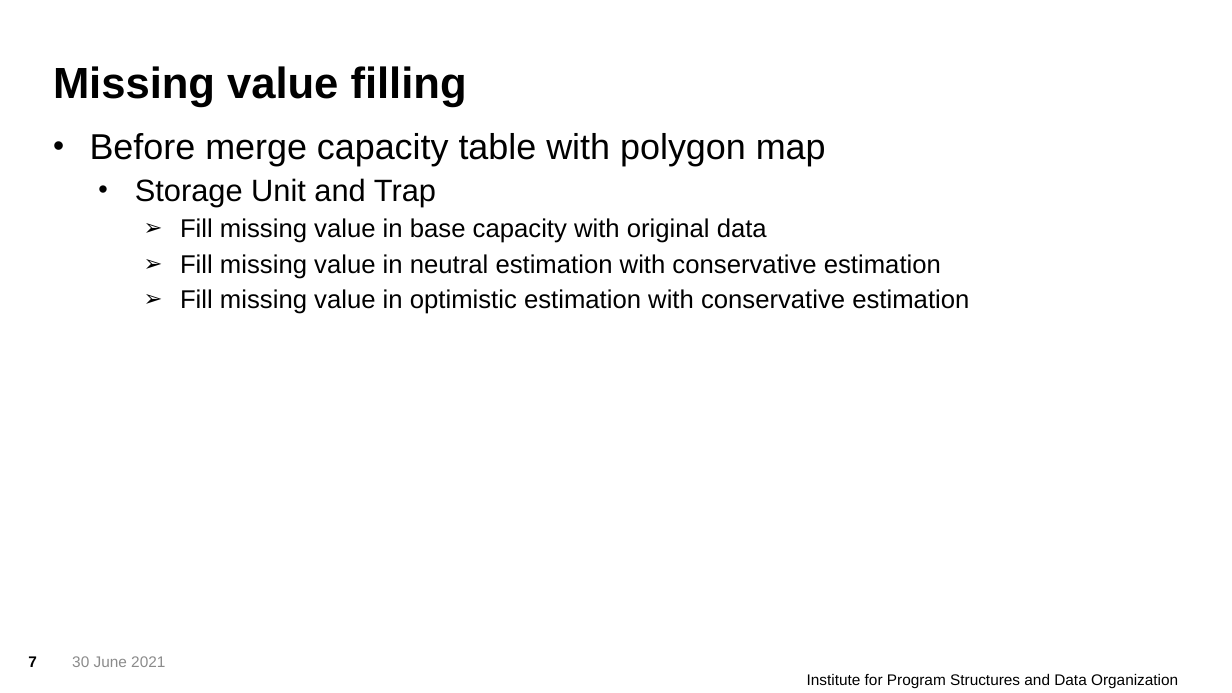
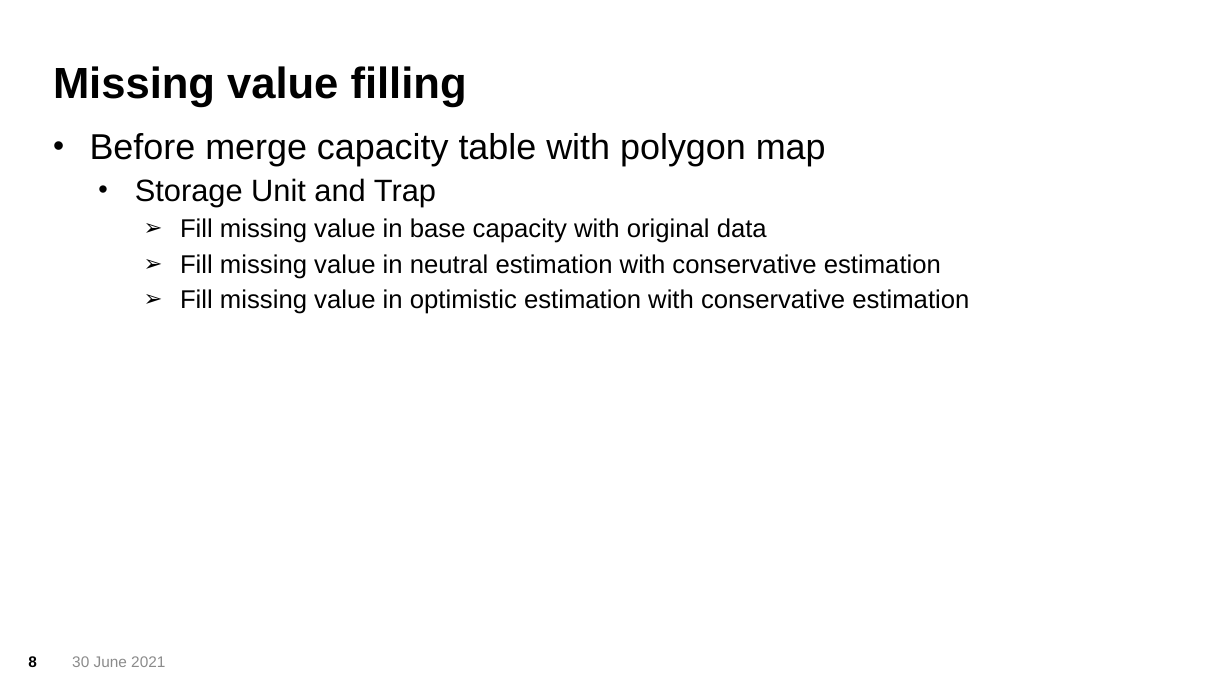
Before and after one commit to ericzhou571/Co2Storage, a slide deck: slide 8 of CO2Storage.pptx (slide 7 before the commit). Drawn at 1232x693 pixels with LibreOffice and Linux fonts; fonts in the diff are those of the drawing; background and template pictures are left out. Boxes give left, top, right and bottom in pixels: in the first picture for what was removed or moved away, otherwise in the second. Text is boxed around its words. In the diff, an @@ line names an element or a change of style, - is before the commit and + after.

```diff
--- a/CO2Storage.pptx
+++ b/CO2Storage.pptx
@@ page number at (28, 656, 37, 667): text changed @@
-7
+8
@@ text removed at (807, 674, 1178, 688) @@
-Institute for Program Structures and Data Organization
```
Also in this commit, not shown: 6 other slides changed, 2 slides added, 1 slide removed, 17 other files.
